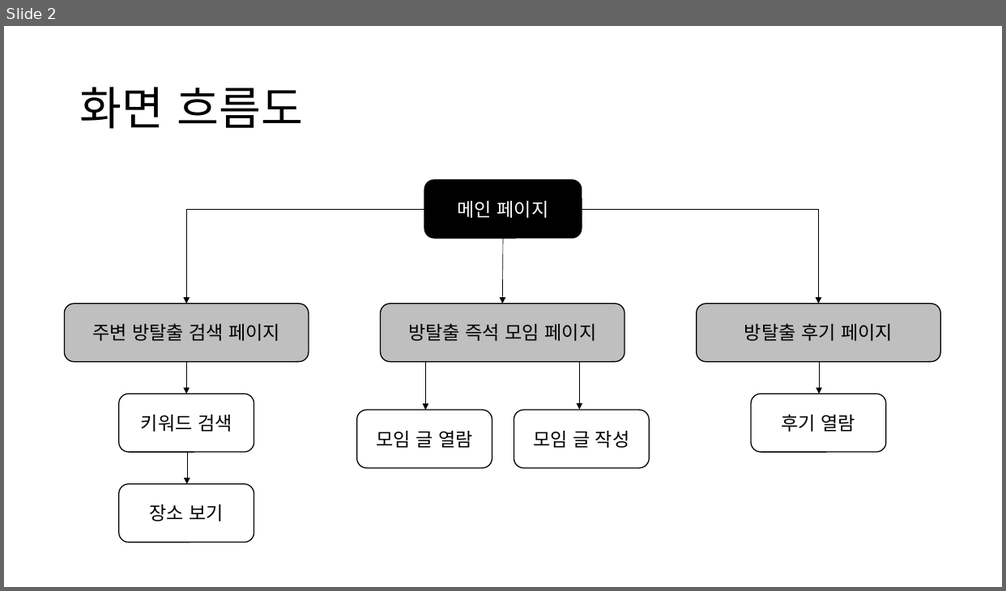
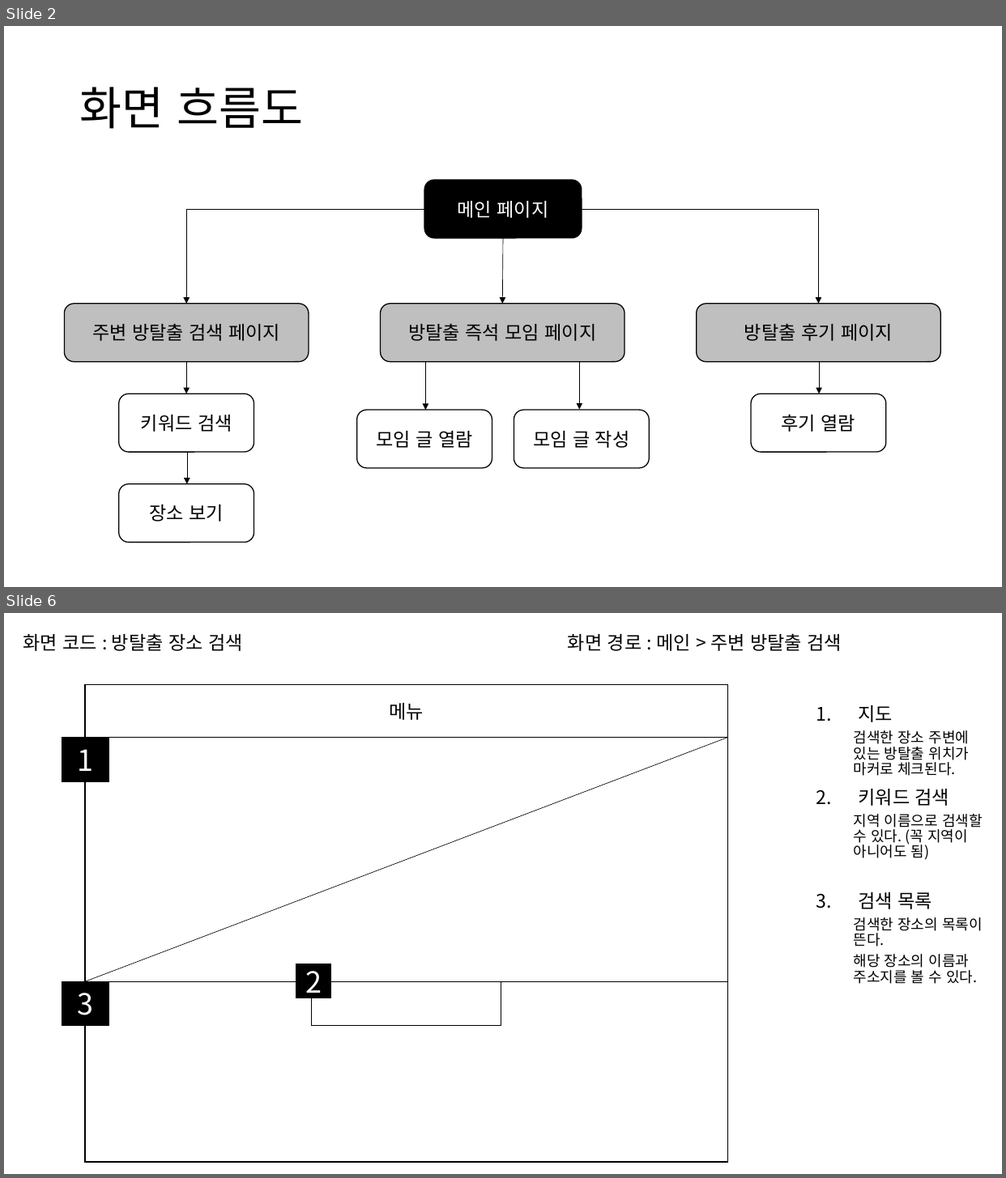
Before and after one commit to MJKim99/Frontend-Study, a slide deck: myweb/doc/UI 설계 문서.pptx. Shown one above the other, each under a label of ours: slide 2 before the commit, slides 2 and 6 after it; the slides between them are not shown. The pictures are 1006x591 and 1006x1178 pixels, drawn with LibreOffice and Linux fonts; fonts in the diff are those of the drawing. Boxes give left, top, right and bottom in pixels: in the first picture for what was removed or moved away, otherwise in the second. Text is boxed around its words. In the diff, an @@ line names an element or a change of style, - is before the commit and + after.

```diff
--- a/myweb/doc/UI 설계 문서.pptx
+++ b/myweb/doc/UI 설계 문서.pptx
@@ slide 6 added at (x1=4, y1=613, x2=1002, y2=1174), background #FFFFFF @@
@@ title added at (x1=23, y1=633, x2=243, y2=651), 18 pt, text #000000 @@
+화면 코드 : 방탈출 장소 검색
@@ text added at (x1=568, y1=633, x2=842, y2=651), 18 pt, text #000000 @@
+화면 경로 : 메인 > 주변 방탈출 검색
@@ rectangle added at (x1=85, y1=685, x2=727, y2=737), fill #FFFFFF, outline #000000 1 pt, 18 pt, text #000000 @@
+메뉴
@@ text added at (x1=854, y1=705, x2=982, y2=984), 14 pt, text #000000 @@
+1. 지도
+  검색한 장소 주변에 있는 방탈출 위치가 마커로 체크된다.
+2. 키워드 검색
+  지역 이름으로 검색할 수 있다. (꼭 지역이 아니어도 됨)
+3. 검색 목록
+  검색한 장소의 목록이 뜬다.
+  해당 장소의 이름과 주소지를 볼 수 있다.
@@ rectangle added at (x1=62, y1=737, x2=108, y2=781), fill #000000, outline #000000 1 pt, 28 pt, text #FFFFFF @@
+1
@@ rectangle added at (x1=85, y1=737, x2=727, y2=982), fill #FFFFFF, outline #000000 1 pt @@
@@ line added from (728, 737) to (85, 982), #000000 0.5 pt @@
@@ rectangle added at (x1=296, y1=964, x2=331, y2=998), fill #000000, outline #000000 1 pt, 28 pt, text #FFFFFF @@
+2
@@ rectangle added at (x1=62, y1=982, x2=108, y2=1026), fill #000000, outline #000000 1 pt, 28 pt, text #FFFFFF @@
+3
@@ rectangle added at (x1=85, y1=982, x2=727, y2=1162), fill #FFFFFF, outline #000000 1 pt @@
@@ rectangle added at (x1=312, y1=982, x2=501, y2=1026), fill #FFFFFF, outline #000000 1 pt @@
```
Also in this commit, not shown: 1 slide changed, 5 other slides added, 1 slide removed.
